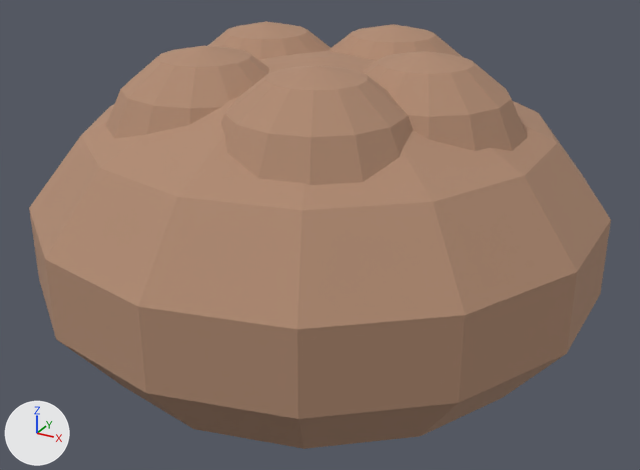
A saved change to the glTF model assets/models/p_bowl.glb.
Both versions are drawn from a camera (50 mm lens) standing at (0.224, -0.406, 0.297) and looking at (0.002, -0.003, 0.096). The axes (+X, +Y, +Z) are drawn at lower left. The lights are the same throughout. The picture after the commit comes second. Vertices at exactly the same position are counted once.

Script lines for the objects in view, before the commit:
```python
mat_bowl = bpy.data.materials.new('bowl')
mat_bowl.use_nodes = True; mat_bowl.node_tree.nodes.clear()
_N = mat_bowl.node_tree.nodes; _L = mat_bowl.node_tree.links
n0 = _N.new('ShaderNodeBsdfPrincipled'); n0.name = 'Principled BSDF'
n0.inputs[2].default_value = 0.95  # 'Roughness'
n1 = _N.new('ShaderNodeOutputMaterial'); n1.name = 'Material Output'
n2 = _N.new('ShaderNodeMix'); n2.name = 'Mix'
n2.data_type = 'RGBA'
n2.blend_type = 'MULTIPLY'
n2.inputs[0].default_value = 1.0  # 'Factor'
n2.inputs[7].default_value = (0.44, 0.26, 0.17, 1.0)  # 'B', beige #b18b73
n3 = _N.new('ShaderNodeVertexColor'); n3.name = 'Color Attribute'
_L.new(n0.outputs[0], n1.inputs[0])  # 'BSDF' to 'Surface'
_L.new(n2.outputs[2], n0.inputs[0])  # 'Result' to 'Base Color'
_L.new(n3.outputs[0], n2.inputs[6])  # 'Color' to 'A'
me_sphere = bpy.data.meshes.new('Sphere')
me_sphere.from_pydata(...)  # a UV sphere (14 segments, 7 rings, poles along z) spanning x -0.152..0.152, y -0.156..0.156, z 0.004..0.196; a UV sphere (14 segments, 7 rings, poles along z) spanning x 0.008..0.112, y -0.054..0.054, z 0.095..0.205; a UV sphere (14 segments, 7 rings, poles along z) spanning x -0.036..0.068, y 0.004..0.111, z 0.095..0.205; a UV sphere (14 segments, 7 rings, poles along z) spanning x -0.104..0.001, y -0.023..0.085, z 0.095..0.205; a UV sphere (14 segments, 7 rings, poles along z) spanning x -0.096..0.009, y -0.095..0.012, z 0.095..0.205; a UV sphere (14 segments, 7 rings, poles along z) spanning x -0.024..0.08, y -0.107..0.001, z 0.095..0.205
me_sphere.materials.append(mat_bowl)
ob_bowl = bpy.data.objects.new('bowl', me_sphere)
ob_bowl.location = (0.0, 0.0, 0.0)
```
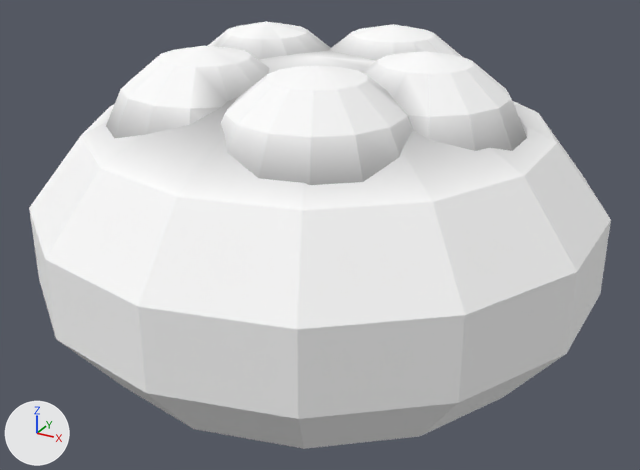
What differs and where, as boxes (x1, y1, x2, y2) in the pictures (640 x 470 px):
'bowl', recoloured (beige to white)
    both: (29, 21, 611, 449)
part 1 of me_sphere, recoloured (lighter)
    both: (81, 22, 557, 210)

The change, as a list of edits to the scene's bpy script:
```text
Change mat_bowl:
    remove n2 = _N.new('ShaderNodeMix'); n2.name = 'Mix'
    remove n2.data_type = 'RGBA'
    remove n2.blend_type = 'MULTIPLY'
    remove n2.inputs[0].default_value = 1.0  # 'Factor'
    remove n2.inputs[7].default_value = (0.44, 0.26, 0.17, 1.0)  # 'B', beige #b18b73
    where n0 = _N.new('ShaderNodeBsdfPrincipled'); n0.name = 'Principled BSDF'
    where n3 = _N.new('ShaderNodeVertexColor'); n3.name = 'Color Attribute'
    remove _L.new(n2.outputs[2], n0.inputs[0])  # 'Result' to 'Base Color'
    remove _L.new(n3.outputs[0], n2.inputs[6])  # 'Color' to 'A'
    add _L.new(n3.outputs[0], n0.inputs[0])  # 'Color' to 'Base Color'
Change me_sphere:
    where me_sphere.from_pydata(...)  # 516 vertices, 1008 faces; spans x -0.152..0.152, y -0.156..0.156, z 0.004..0.205
    used by ob_bowl; location = (0.0, 0.0, 0.0)
    me_sphere part 1: 779 faces centred in x -0.104..0.112, y -0.105..0.11, z 0.099..0.201 are repainted in the vertex colours; the middle colour goes from white #ffffff to grey #999999
```
